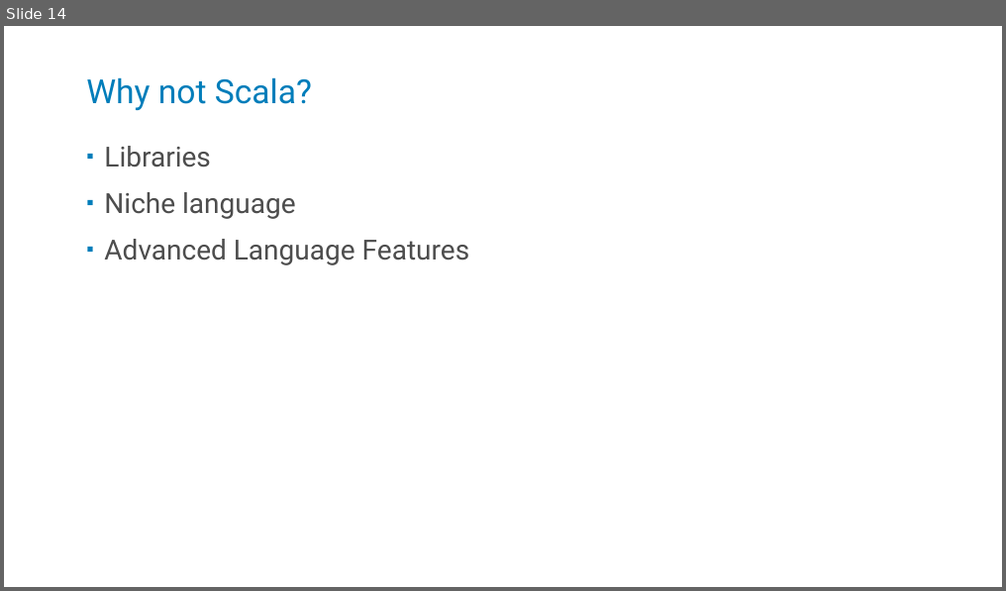
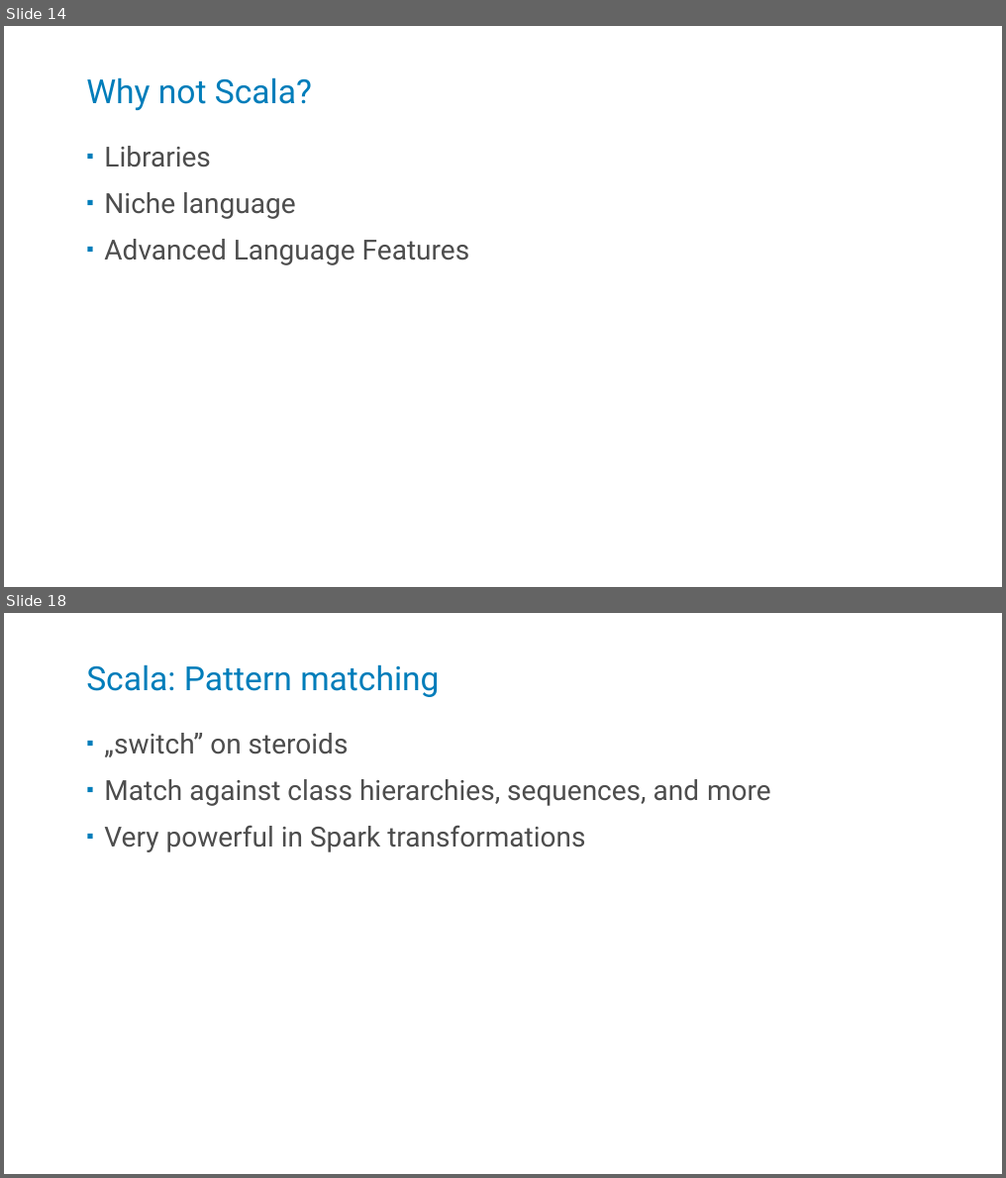
Before and after one commit to kstanaszek/SparkAndScalaInTandem, a slide deck: src/main/resources/slides.pptx. Shown one above the other, each under a label of ours: slide 14 before the commit, slides 14 and 18 after it; the slides between them are not shown. The pictures are 1006x591 and 1006x1178 pixels, drawn with LibreOffice and Linux fonts; fonts in the diff are those of the drawing. Boxes give left, top, right and bottom in pixels: in the first picture for what was removed or moved away, otherwise in the second. Text is boxed around its words. In the diff, an @@ line names an element or a change of style, - is before the commit and + after.

```diff
--- a/src/main/resources/slides.pptx
+++ b/src/main/resources/slides.pptx
@@ slide 18 added at bbox=[4, 613, 1002, 1174], background #FFFFFF @@
@@ title added at bbox=[86, 664, 439, 697], 24 pt, text #007DBA @@
+Scala: Pattern matching
@@ text added at bbox=[104, 733, 771, 853], 20 pt, text #4D4D4D @@
+▪ „switch” on steroids
+▪ Match against class hierarchies, sequences, and more
+▪ Very powerful in Spark transformations
```
Also in this commit, not shown: 1 slide changed, 4 other slides added.
